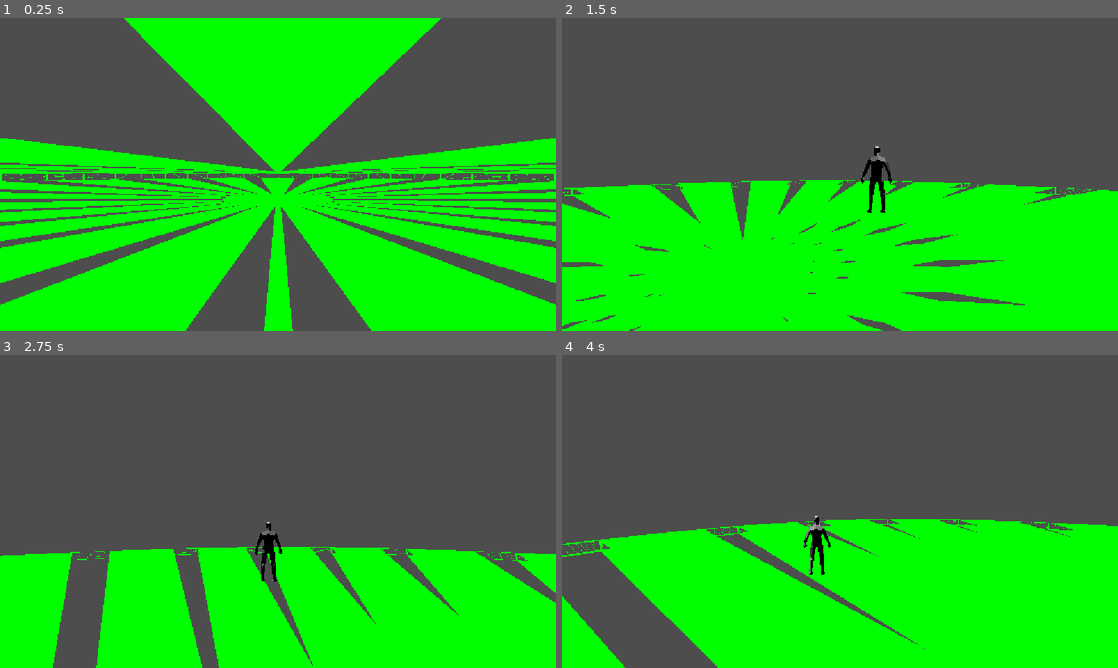
Above: before the commit, frames 1-4 (two rows, left to right).
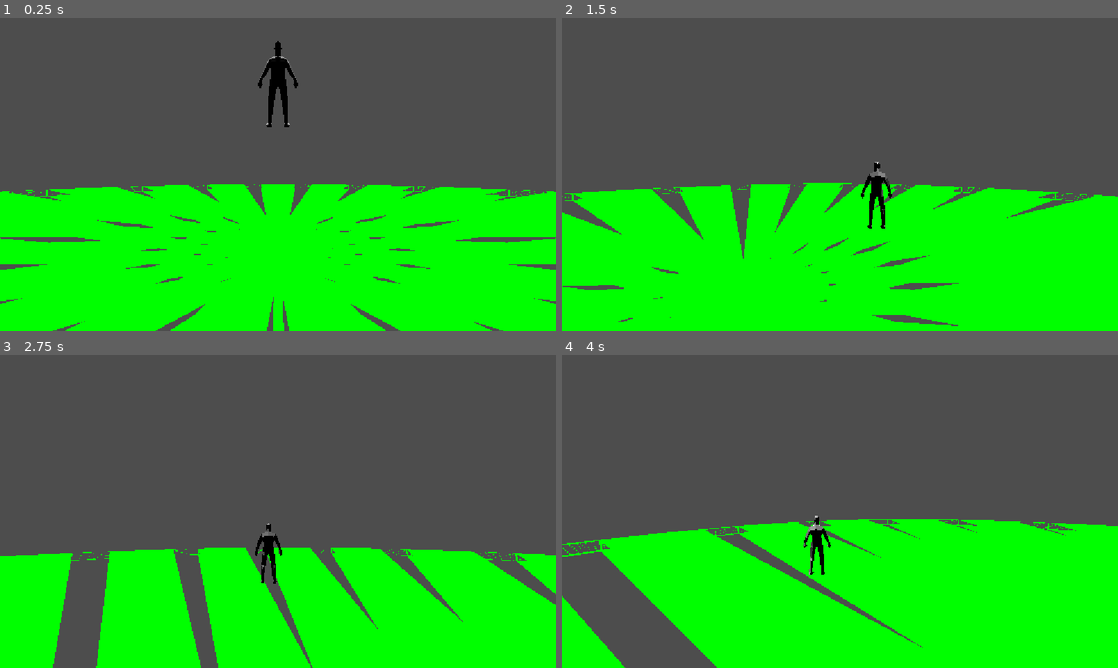
Above: after the commit, the same moments.

Repository: XMNNguyen/Soulslike_Roguelike
Game: Godot game, scene res://Scenes/main.tscn
Two runs of this game, one before a commit and one after it. Both use one fixed random seed, a clock stepped at 60 frames per second and the inputs below.
Inputs (mouse positions are in pixels of both pictures, inside the frame that each line leads up to):
- Up to frame 1 (0.25 s): no input
- Up to frame 2 (1.5 s): move the mouse to (867, 174) at 0.52 s; hold W (forward) from 0.53 s (still down); tap Space (dodge) at 0.6, 1.35 s; move the mouse to (812, 174) at 1.27 s
- Up to frame 3 (2.75 s): keep holding W (forward); move the mouse to (289, 505) at 2.02 s; tap Space (dodge) at 2.1 s
- Up to frame 4 (4 s): keep holding W (forward); move the mouse to (834, 517) at 2.77 s; tap Space (dodge) at 2.85, 3.6 s; move the mouse to (878, 514) at 3.52 s

The runs differ from the first frame. In frame 1, 35% of the frame differs, in the area x 0-100%, y 0-100%; in frame 2, 5.0%; in frame 3, 0.9%; in frame 4, 0.2%.

Commit message:
spring arm rotates around player

Diff:
--- a/soulslike-roguelike/Scripts/Entities/Camera/user_camera.gd
+++ b/soulslike-roguelike/Scripts/Entities/Camera/user_camera.gd
@@ -27,24 +27,27 @@
 	var orbit := Input.get_axis("left", "right")
 	var forward := Input.get_axis("forward", "backward")
 
-	if forward:
-		forward_weight = update_weight
-
 	if orbit:
 		orbit_weight = update_weight
+	else:
+		orbit_weight = lerpf(orbit_weight, 0, update_weight)
 
 	# handle updating the camera
-	if forward_weight:
-		global_position = lerp(global_position, target.global_position, forward_weight)
+	global_position = lerp(global_position, target.global_position, update_weight)
 
 	if orbit_weight:
-		var target_rotation := global_transform.looking_at(target.global_position, Vector3.UP)
-		spring_arm.basis = spring_arm.basis.slerp(target_rotation.basis, orbit_weight)
+		var direction := target.global_position - spring_arm.global_position
+		direction.y = 0
+
+		var target_yaw := atan2(direction.x, direction.z)
+		spring_arm.rotation.y = lerp_angle(spring_arm.rotation.y, target_yaw, orbit_weight)
 
 	if global_position == target.global_position:
 		forward_weight = 0
 		orbit_weight = 0
 
+	print("ORBIT WEIGHT: " + str(orbit_weight))
+	print("POSITION " + str(global_position) + "TARGET " + str(target.global_position))
 func _input(event: InputEvent) -> void:
 	if event is InputEventMouseMotion:
 		spring_arm.rotation.x -= event.relative.y * sensitivity
